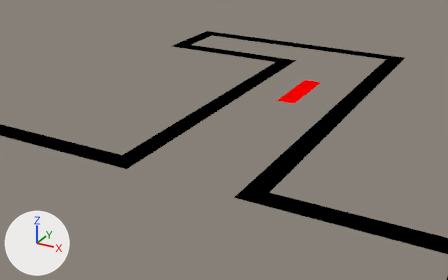
An edit to the Blender file DodgeAndShootRPG.blend, drawn before and after from the same camera.
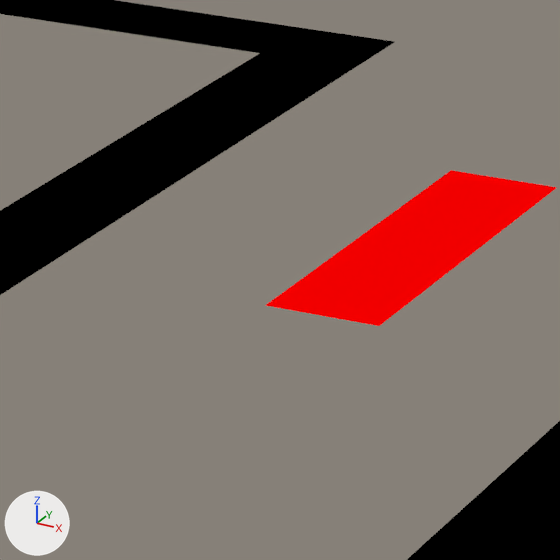
There are two pictures of each version: one from a 50 mm camera at (2054.0, -2885.0, 569.0) aimed at (1344.0, -1595.0, -76.0), one close up on the part from 53% to 72% of the width and 19% to 50% of the height. Arrows for +X, +Y and +Z are at lower left; the lights stay in place.

In view in the first close-up: 'H', 'H.001', 'W.018', 'W.035', 'W.041', 'W.042', 'W.045', 'W.046', 'W.047', 'W.051', 'W.107', 'W.110'.
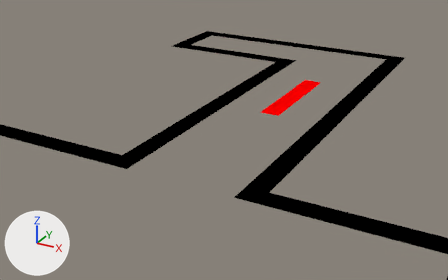
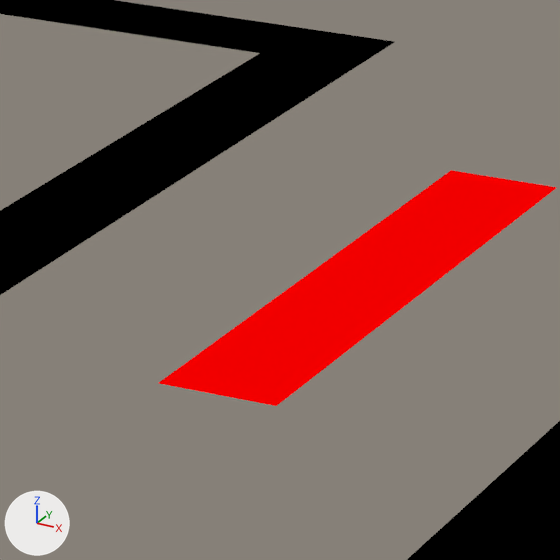
Location of each change, (x1, y1, x2, y2) in pixels of the close-ups (560 x 560 px):
'H.002', added (red)
    after: (159, 305, 379, 406)

Edits to the bpy script that builds the scene:
```text
Add cu_hazard_006:
    cu_hazard_006 = bpy.data.curves.new('Hazard.006', 'CURVE')
    cu_hazard_006.dimensions = '2D'
    _sp = cu_hazard_006.splines.new('BEZIER'); _sp.bezier_points.add(3)
    _sp.bezier_points.foreach_set('co', [-25.0, -50.0, 0.0, -25.0, 50.0, 0.0, 25.0, 50.0, 0.0, 25.0, -50.0, 0.0])
    _sp.bezier_points.foreach_set('handle_left', [-8.333, -50.0, 0.0, -25.0, 16.67, 0.0, 8.333, 50.0, 0.0, 25.0, -16.67, 0.0])
    _sp.bezier_points.foreach_set('handle_right', [-25.0, -16.67, 0.0, -8.333, 50.0, 0.0, 25.0, 16.67, 0.0, 8.333, -50.0, 0.0])
    for _p, _l, _r in zip(_sp.bezier_points, ['VECTOR', 'VECTOR', 'VECTOR', 'VECTOR'], ['VECTOR', 'VECTOR', 'VECTOR', 'VECTOR']): _p.handle_left_type = _l; _p.handle_right_type = _r
    _sp.bezier_points.foreach_set('radius', [28.88, 28.88, 28.88, 28.88])
    _sp.order_u = 0
    _sp.order_v = 0
    _sp.use_cyclic_u = True
    cu_hazard_006.materials.append(mat_hazard)  # red #ff0000
    cu_hazard_006.use_path = True
    cu_hazard_006.fill_mode = 'FRONT'
Add ob_h_002:
    ob_h_002 = bpy.data.objects.new('H.002', cu_hazard_006)
    ob_h_002.location = (1449.0, -1499.0, 0.0)
```
